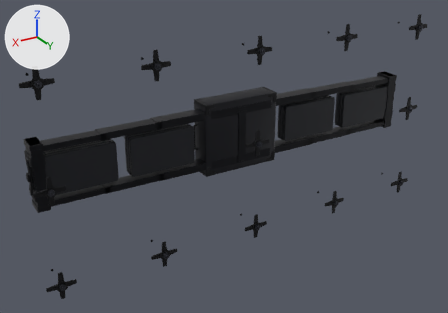
Before and after pictures for a commit that changed the glTF model gadgets/crx7-wallseal/crx7-wallseal-xl.glb.
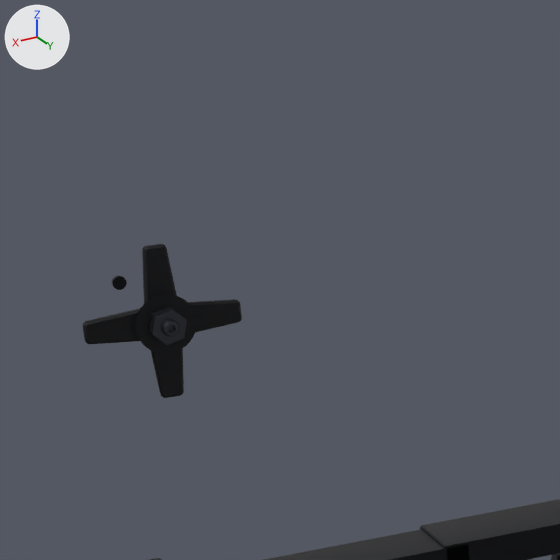
The first picture shows the older version from a camera (50 mm lens) standing at (3.04, 4.72, 3.17) and looking at (0.2, 0.0, 0.81). The close-ups show the older and then the newer version on the part from 0% to 28% of the width and 3% to 44% of the height of that picture. Only the edits that show in the close-ups are written down. Every picture has the same lights, and +X, +Y and +Z are marked at upper left. Both versions are drawn at frame 27 of the action 'deploy'; the numbers are the values there.

The first close-up shows 'beam_top_right_2_tube', 'beam_top_right_3_tube', 'star_nut.001', 'star_plate.001' and 2 more.
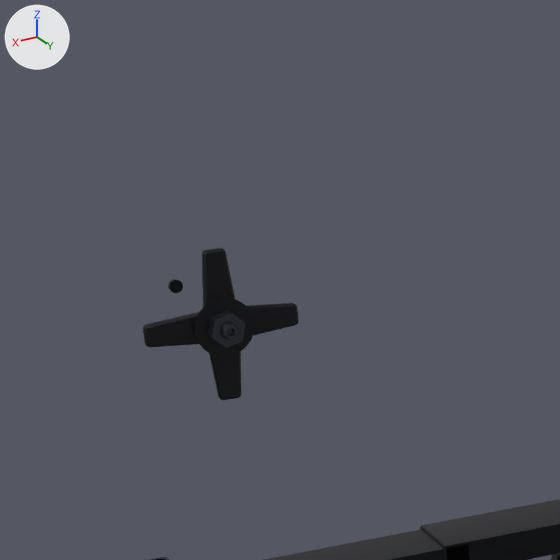
ob_tie_rod_2 is not drawn itself; it is the parent of ob_tie_rod_001.
ob_star_2 is not drawn itself; it is the parent of ob_star_plate_001, ob_star_nut_001.

Boxes [x1, y1, x2, y2] around the edits, measured in the close-ups (560 x 560 px):
'star_plate.001', moved
    before: [83, 244, 242, 398]
    after: [143, 248, 299, 400]
'star_nut.001', moved
    before: [149, 306, 187, 345]
    after: [208, 310, 246, 348]
'tie_rod.001', moved
    before: [112, 275, 127, 290]
    after: [168, 279, 183, 293]

What changed in the scene script:
```text
Change ob_tie_rod_2:
    ob_tie_rod_2.location: (1.955, -0.31, 1.88) -> (1.86, -0.31, 1.86)
Change ob_star_2:
    ob_star_2.location: (1.955, -0.04, 1.88) -> (1.86, -0.04, 1.86)
```
